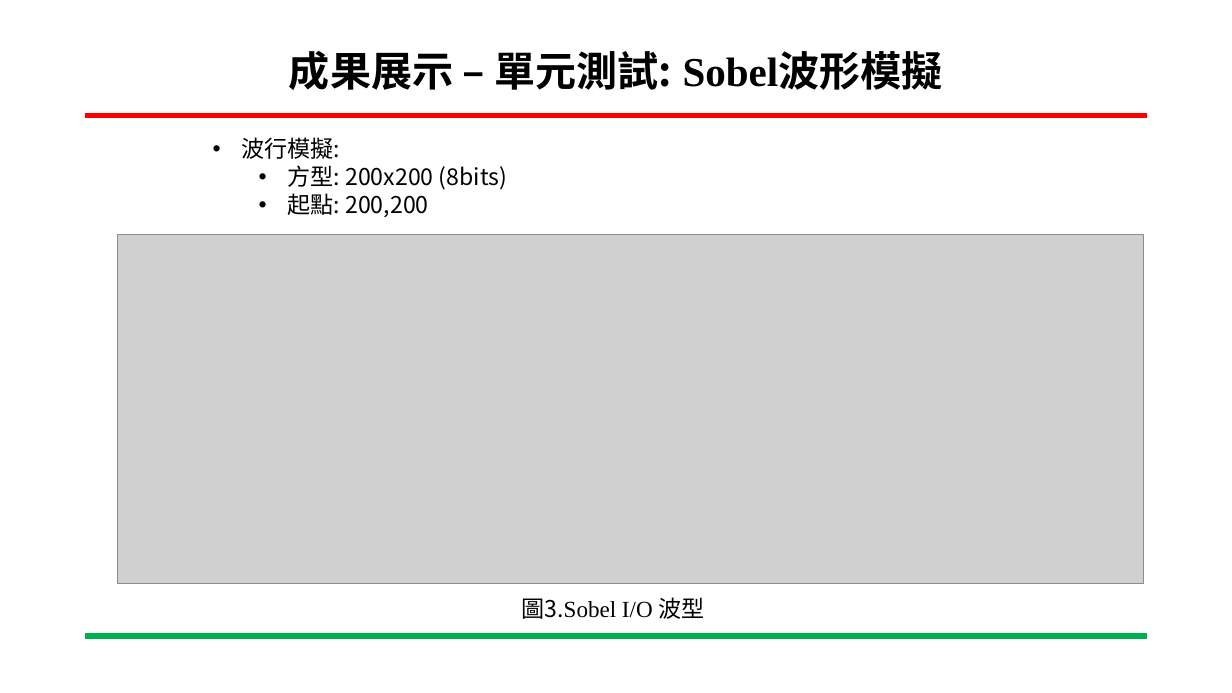
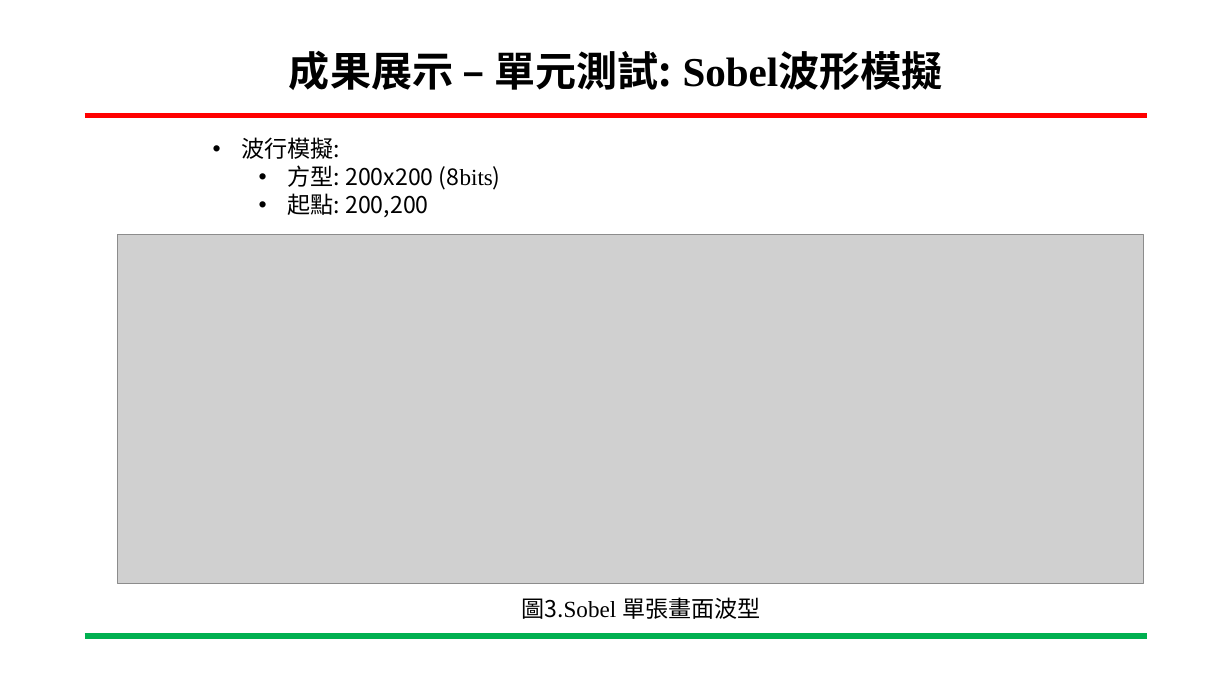
Before and after one commit to ing0331/FPGA, a slide deck: slide 20 of HW7_sobel_BRam/N06-Tutorial/專案進度報告-Sobel_VGA-吳東穎-20230531.pptx (slide 18 before the commit). Drawn at 1232x693 pixels with LibreOffice and Linux fonts; fonts in the diff are those of the drawing; grey boxes stand for pictures; background and template pictures are left out. Boxes give left, top, right and bottom in pixels: in the first picture for what was removed or moved away, otherwise in the second. Text is boxed around its words. In the diff, an @@ line names an element or a change of style, - is before the commit and + after.

```diff
--- a/HW7_sobel_BRam/N06-Tutorial/專案進度報告-Sobel_VGA-吳東穎-20230531.pptx
+++ b/HW7_sobel_BRam/N06-Tutorial/專案進度報告-Sobel_VGA-吳東穎-20230531.pptx
@@ text at (x1=288, y1=165, x2=501, y2=190): font Noto Sans CJK SC to Times New Roman in "(8bits)" @@
@@ text at (x1=521, y1=597, x2=761, y2=619): text changed @@
-圖3.Sobel I/O 波型
+圖3.Sobel 單張畫面波型
```
Also in this commit, not shown: 13 other slides changed, 7 slides added, 17 other files.
